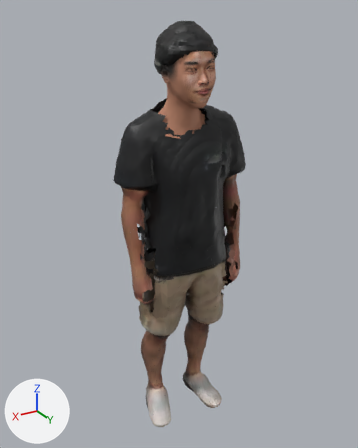
Two versions of the glTF model public/models/ma/nhanvat/tp-037.glb, one commit apart.
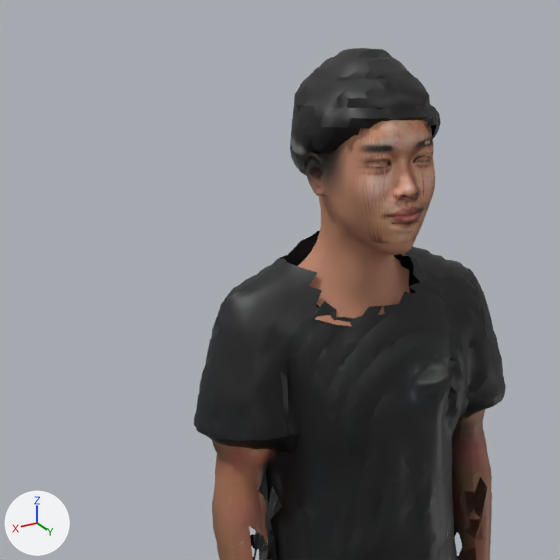
There are two pictures of each version: one whole from a camera (50 mm lens) standing at (0.924, 1.483, 1.689) and looking at (-0.002, -0.059, 0.918), one close up on the part from 9% to 75% of the width and 0% to 53% of the height. Lighting does not change. The marker at lower left points along +X, +Y and +Z. The last two pictures show the newer version. Vertices at exactly the same position are counted once.

In view in the first close-up: 'Body'.
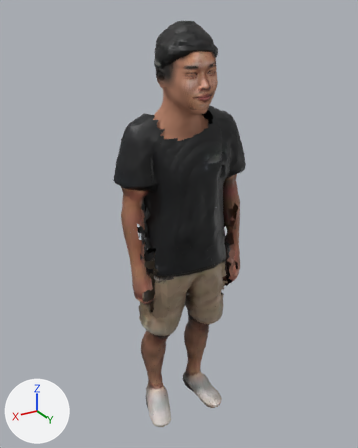
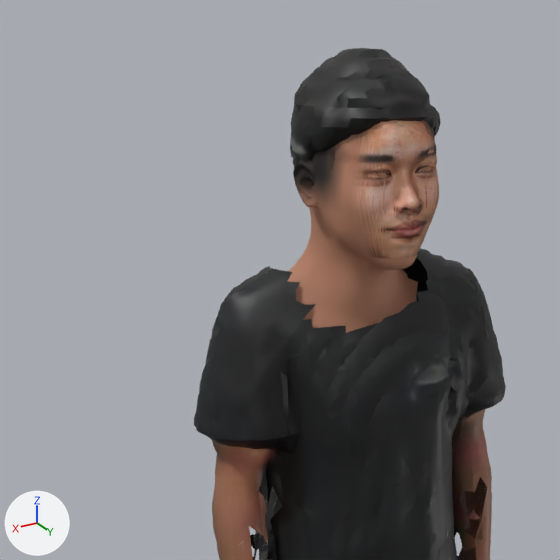
What differs and where, as boxes [x1, y1, x2, y2] in the close-ups (560 x 560 px; the box of a moved part takes in the faces that stretch with it):
part 1 of me_body, moved or reshaped
    before: [279, 67, 435, 328]
    after: [288, 70, 439, 334]
part 2 of me_body, surface changed
    both: [310, 120, 426, 296]

The edits, one by one:
me_body is used by ob_body; location (0.0, 0.0, 0.0).
me_body had 15545 vertices, 23687 faces and spanned x -0.27..0.26, y -0.18..0.14, z 0.0..1.66.
me_body now has 15503 vertices, 23290 faces and spans x -0.27..0.26, y -0.18..0.15, z 0.0..1.66.
me_body part 1: 965 vertices moved from x -0.07..0.11, y -0.09..0.14, z 1.3..1.64 to x -0.09..0.12, y -0.12..0.14, z 1.29..1.64; 3323 vertices removed from x -0.1..0.12, y -0.12..0.14, z 1.29..1.62; 3281 vertices added at x -0.12..0.15, y -0.13..0.15, z 1.26..1.61.
me_body part 2: 314 kept faces spanning x -0.09..0.12, y -0.1..0.14, z 1.32..1.63 get new texture (UV) coordinates.
